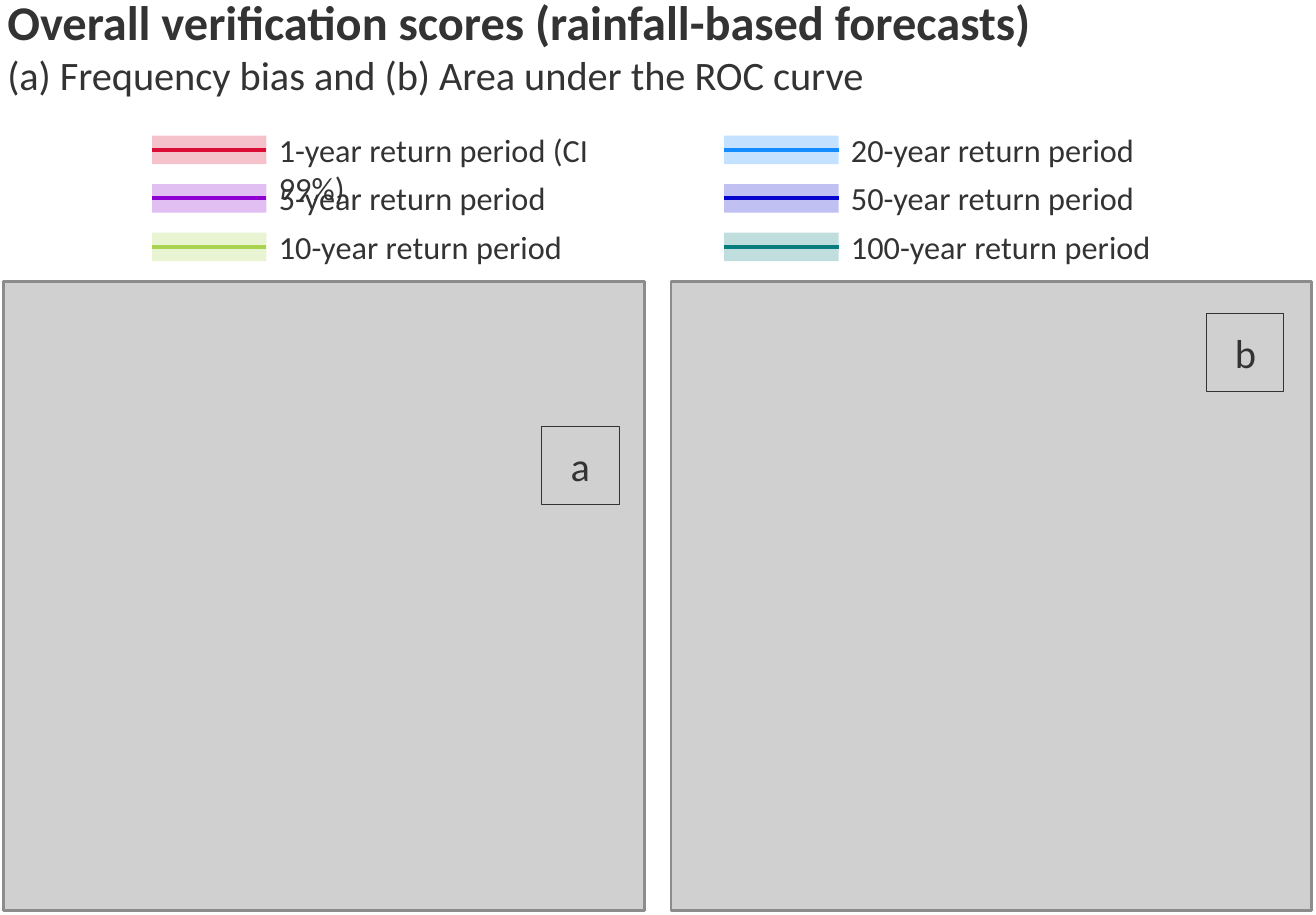
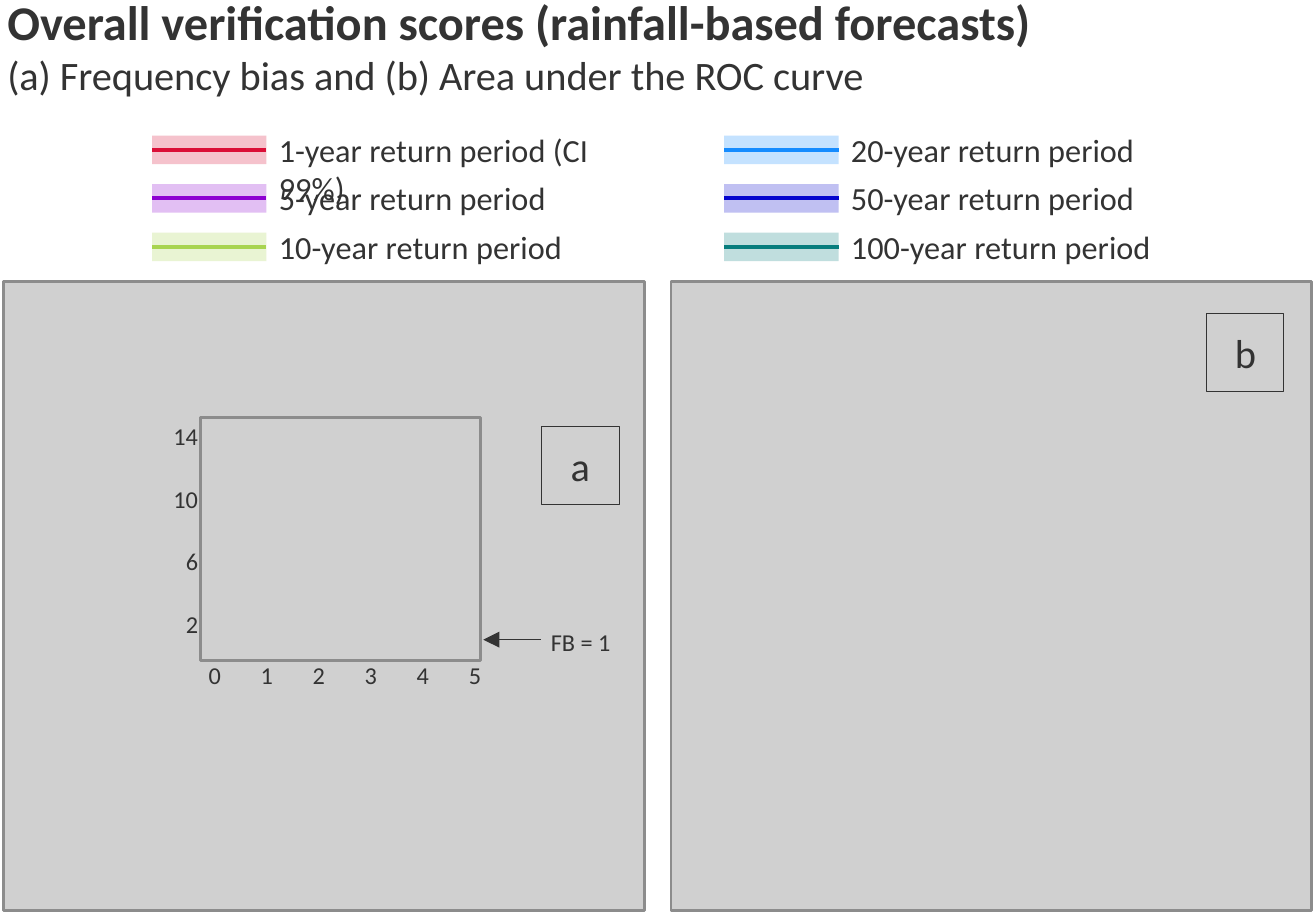
Before and after one commit to FatimaPillosu/thesis, a slide deck: slide 1 of chapter_05/figures/rainfall_based_ff_verif_overall_scores.pptx. Drawn at 1316x915 pixels with LibreOffice and Linux fonts; fonts in the diff are those of the drawing; grey boxes stand for pictures. Boxes give left, top, right and bottom in pixels: in the first picture for what was removed or moved away, otherwise in the second. Text is boxed around its words. In the diff, an @@ line names an element or a change of style, - is before the commit and + after.

```diff
--- a/chapter_05/figures/rainfall_based_ff_verif_overall_scores.pptx
+++ b/chapter_05/figures/rainfall_based_ff_verif_overall_scores.pptx
@@ picture added at <box>200,418,479,662</box> @@
@@ text added at <box>173,429,198,445</box>, 6 pt, text #333333 @@
+14
@@ text added at <box>173,492,198,508</box>, 6 pt, text #333333 @@
+10
@@ text added at <box>186,553,198,570</box>, 6 pt, text #333333 @@
+6
@@ text added at <box>186,617,198,633</box>, 6 pt, text #333333 @@
+2
@@ arrow added from (540, 639) to (482, 639), #333333 0.25 pt @@
@@ text added at <box>551,635,610,651</box>, 6 pt, text #333333 @@
+FB = 1
@@ text added at <box>209,668,221,684</box>, 6 pt, text #333333 @@
+0
@@ text added at <box>261,668,273,684</box>, 6 pt, text #333333 @@
+1
@@ text added at <box>313,668,325,684</box>, 6 pt, text #333333 @@
+2
@@ text added at <box>365,668,377,684</box>, 6 pt, text #333333 @@
+3
@@ text added at <box>417,668,429,684</box>, 6 pt, text #333333 @@
+4
@@ text added at <box>469,668,481,684</box>, 6 pt, text #333333 @@
+5
```
Also in this commit, not shown: 1 other file.
